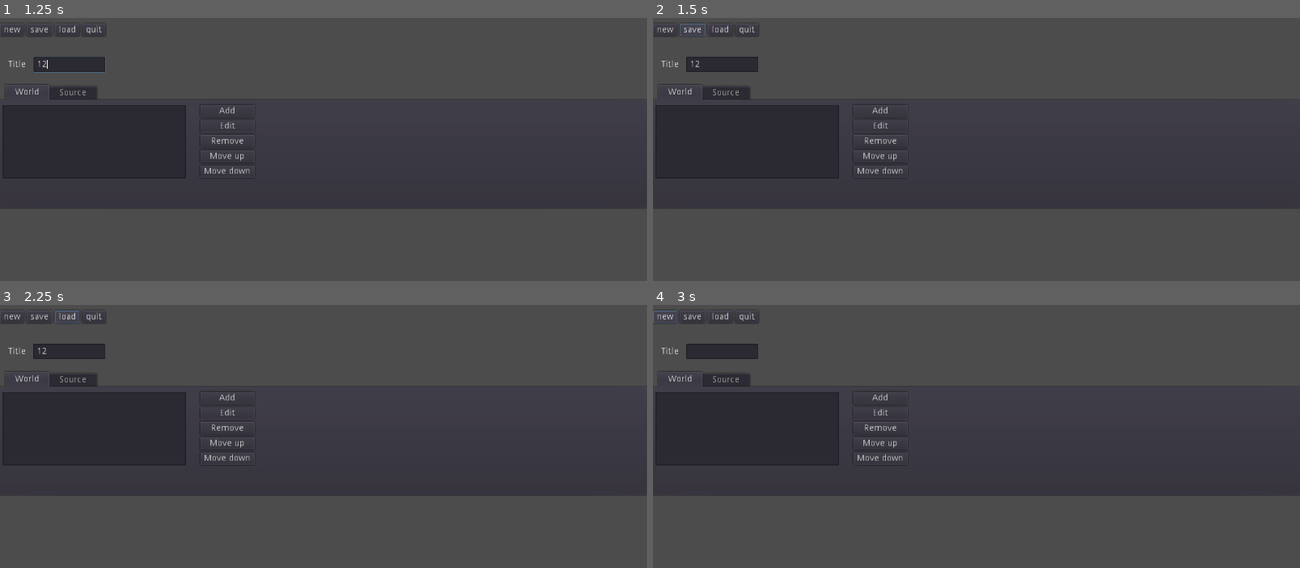
Above: before the commit, frames 1-4 (two rows, left to right).
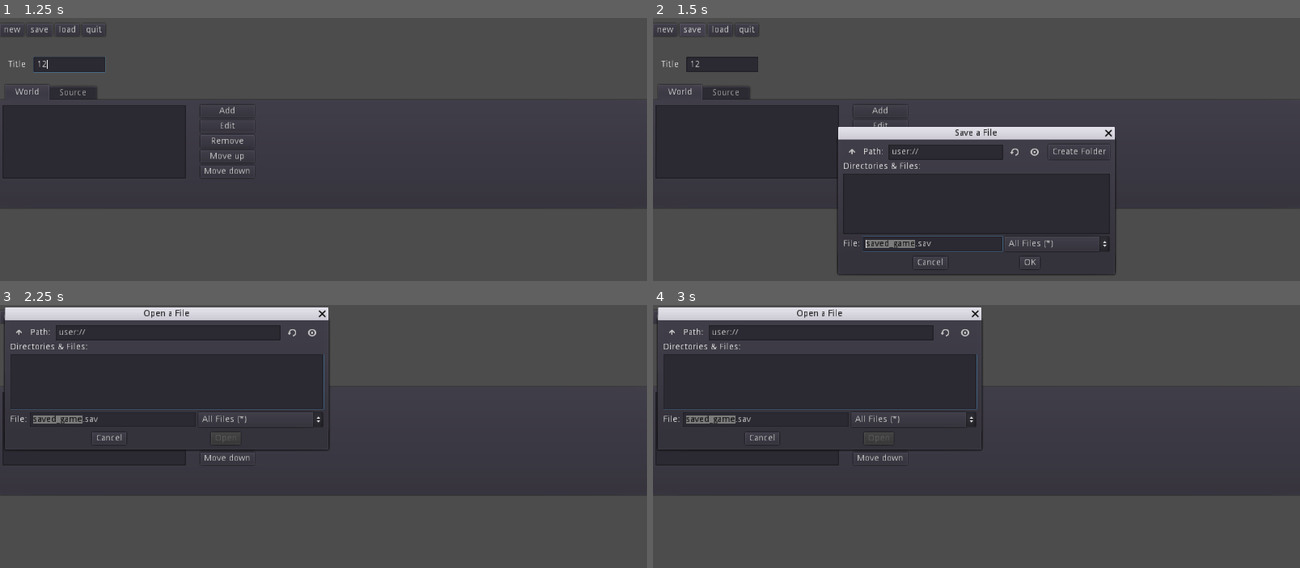
Above: after the commit, the same moments.

Repository: triptych/godot-game-maker-001
Game: Godot game, scene res://scenes/main.tscn
Two runs of this game, one before a commit and one after it. Both use one fixed random seed, a clock stepped at 60 frames per second and the inputs below.
Inputs (mouse positions are in pixels of both pictures, inside the frame that each line leads up to):
- Up to frame 1 (1.25 s): click (71, 65) at 0.52 s; type "12" at 0.6 s
- Up to frame 2 (1.5 s): click "save" at 1.25 s
- Up to frame 3 (2.25 s): click "load" at 2 s
- Up to frame 4 (3 s): click "new" at 2.75 s

Frame 1 is identical in both runs. In frame 2, 12% of the frame differs, in the area x 4-72%, y 2-98%; in frame 3, 11%; in frame 4, 11%.

Commit message:
save game load game

Diff:
--- a/scenes/main.gd
+++ b/scenes/main.gd
@@ -37,42 +37,14 @@
 
 func _on_btn_save_pressed():
 	print('btn_save_pressed')
-
-		# Open a file
-	var file = File.new()
-	if file.open("user://saved_game.sav", File.WRITE) != 0:
-		print("Error opening file")
-		return
-
-
-	# Save the dictionary as JSON (or whatever you want, JSON is convenient here because it's built-in)
-	file.store_line(to_json(data))
-	file.close()
-	pass # Replace with function body.
-
-
+	$dialog_save.popup_centered()
 	pass # Replace with function body.
 
 
 func _on_btn_load_pressed():
 	print('btn_load_pressed')
-	# Check if there is a saved file
-	var file = File.new()
-	if not file.file_exists("user://saved_game.sav"):
-		print("No file saved!")
-		return
-	# Open existing file
-	if file.open("user://saved_game.sav", File.READ) != 0:
-		print("Error opening file")
-		return
-
-	# Get the data
-	var data = {}
-	data = parse_json(file.get_line())
-
-	# Then do what you want with the data
-	# $output.text = str(data)
-	$TabContainer/Source/output.text = str(data)
+	open_file_dialog()
+	return
 
 	pass # Replace with function body.
 
@@ -107,3 +79,51 @@
 	print("btn_item_add_pressed")
 	$TabContainer/World/ItemList.add_item(str("placeholder", rand_range(0,300)))
 	pass # Replace with function body.
+
+
+func open_file_dialog():
+	$FileDialog.popup()
+
+	pass
+
+
+func _on_FileDialog_file_selected(path):
+	print(str("on file selected:", path))
+	# Check if there is a saved file
+	var file = File.new()
+	if not file.file_exists(path):
+		print("No file saved!")
+		return
+	# Open existing file
+	if file.open(path, File.READ) != 0:
+		print("Error opening file")
+		return
+
+	# Get the data
+	var data = {}
+	data = parse_json(file.get_line())
+
+	# Then do what you want with the data
+	# $output.text = str(data)
+	$TabContainer/Source/output.text = str(data)
+
+	pass # Replace with function body.
+
+
+
+
+
+func _on_dialog_save_file_selected(path):
+	# Open a file
+	var file = File.new()
+	if file.open(path, File.WRITE) != 0:
+		print("Error opening file")
+		return
+
+
+	# Save the dictionary as JSON (or whatever you want, JSON is convenient here because it's built-in)
+	file.store_line(to_json(data))
+	file.close()
+	$dialog_gamesaved.popup_centered()
+	pass # Replace with function body.
+	pass # Replace with function body.
--- a/scenes/main.tscn
+++ b/scenes/main.tscn
@@ -169,6 +169,42 @@
 margin_right = 86.0
 margin_bottom = 44.0
 text = "Export"
+
+[node name="dialog_gamesaved" type="AcceptDialog" parent="."]
+margin_left = 331.0
+margin_top = 39.0
+margin_right = 414.0
+margin_bottom = 97.0
+window_title = "Game Saved"
+__meta__ = {
+"_edit_use_anchors_": false
+}
+
+[node name="FileDialog" type="FileDialog" parent="."]
+margin_right = 512.0
+margin_bottom = 206.0
+window_title = "Open a File"
+resizable = true
+mode = 0
+access = 1
+show_hidden_files = true
+current_dir = "user://"
+current_file = "saved_game.sav"
+current_path = "user://saved_game.sav"
+
+[node name="dialog_save" type="FileDialog" parent="."]
+margin_left = 70.0
+margin_top = 54.0
+margin_right = 508.0
+margin_bottom = 268.0
+resizable = true
+access = 1
+current_dir = "user://"
+current_file = "saved_game.sav"
+current_path = "user://saved_game.sav"
+__meta__ = {
+"_edit_use_anchors_": false
+}
 [connection signal="update_data" from="." to="." method="_on_main_update_data"]
 [connection signal="pressed" from="container_top/btn_new" to="." method="_on_btn_new_pressed"]
 [connection signal="pressed" from="container_top/btn_save" to="." method="_on_btn_save_pressed"]
@@ -177,3 +213,5 @@
 [connection signal="text_changed" from="label_title/LineEdit" to="." method="_on_LineEdit_text_changed"]
 [connection signal="pressed" from="TabContainer/World/VBoxContainer/btn_item_add" to="." method="_on_btn_item_add_pressed"]
 [connection signal="text_changed" from="TabContainer/Source/output" to="." method="_on_output_text_changed"]
+[connection signal="file_selected" from="FileDialog" to="." method="_on_FileDialog_file_selected"]
+[connection signal="file_selected" from="dialog_save" to="." method="_on_dialog_save_file_selected"]
